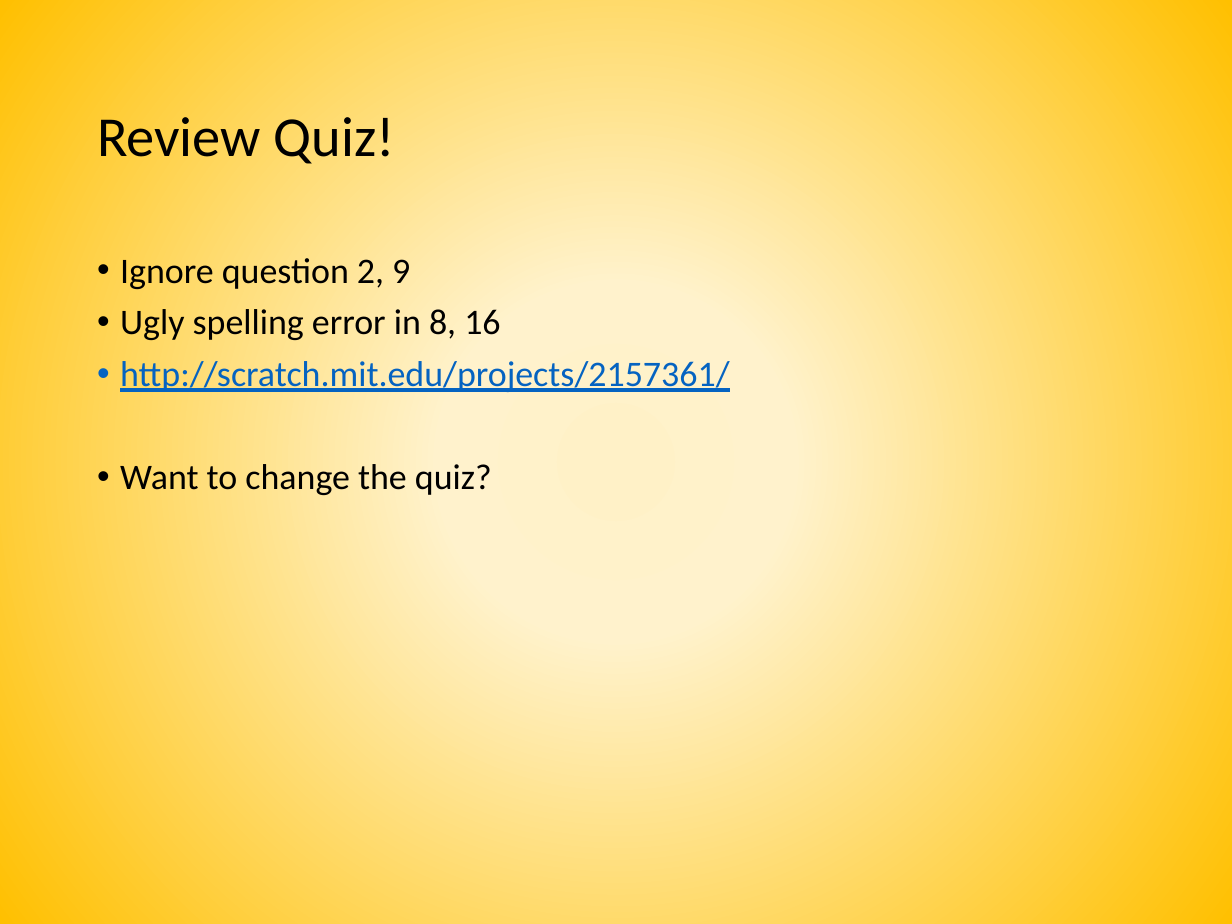
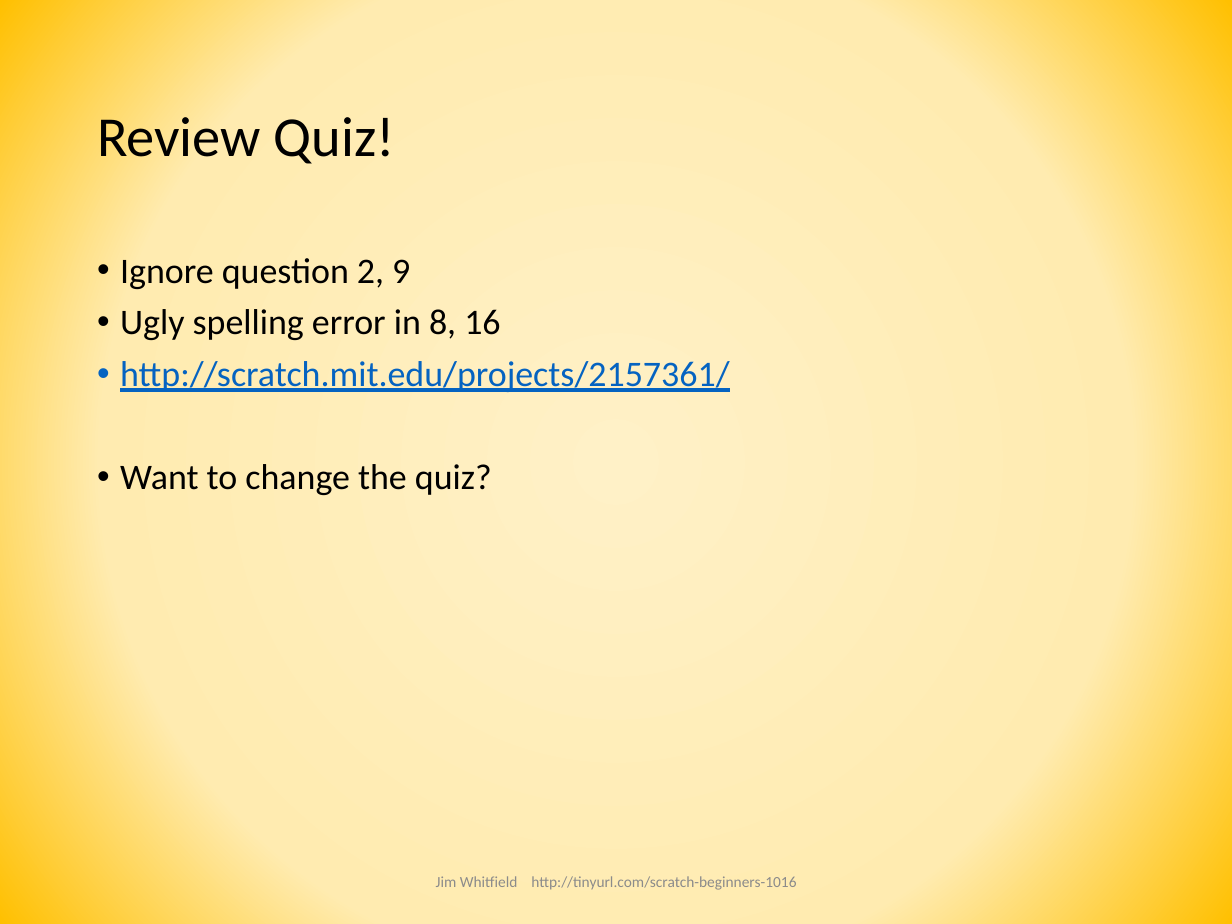
Before and after one commit to joedean/beginner-scratch, a slide deck: slide 24 of CoderDojo Beginner Scratch Session.pptx. Drawn at 1232x924 pixels with LibreOffice and Linux fonts; fonts in the diff are those of the drawing. Boxes give left, top, right and bottom in pixels: in the first picture for what was removed or moved away, otherwise in the second. Text is boxed around its words. In the diff, an @@ line names an element or a change of style, - is before the commit and + after.

```diff
--- a/CoderDojo Beginner Scratch Session.pptx
+++ b/CoderDojo Beginner Scratch Session.pptx
@@ background gradient #FFF1C7 to #FFF2CC to #FFC000 to gradient #FFF1C7 to #FFEBB0 to #FFC000 @@
@@ text added at (x1=436, y1=876, x2=796, y2=890), 9 pt, text #8C8C8C @@
+Jim Whitfield http://tinyurl.com/scratch-beginners-1016
```
Also in this commit, not shown: 24 other slides changed.
